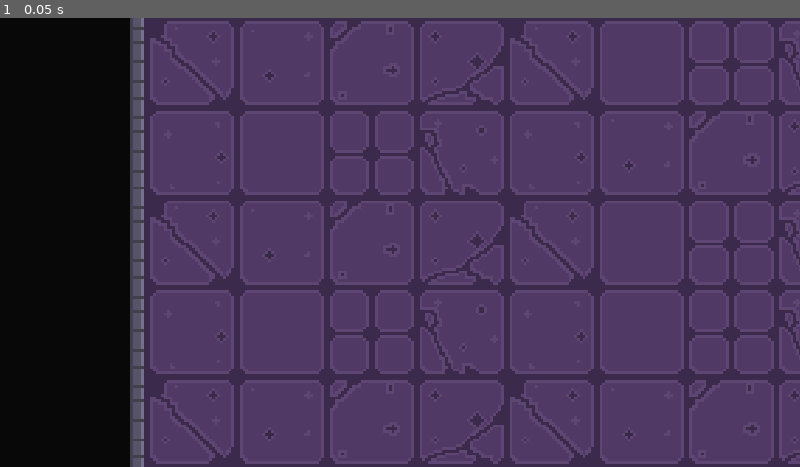
Above: before the commit, frame 1.
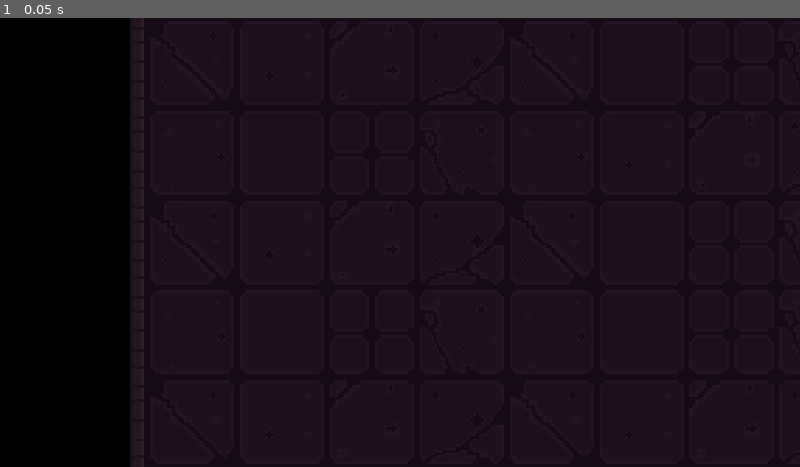
Above: after the commit, the same moment.

Repository: AugustanaCSC380January2024/final-game-don
Game: Godot game, scene res://scenes/map1.tscn
The game is run twice, just before and just after one commit, with the same random seed, the same clock (stepped at 60 frames per second) and the same inputs. This scene is started directly instead of the project's main scene.
Inputs:
- Up to frame 1 (0.05 s): no input

The runs differ from the first frame. In frame 1, 84% of the frame differs, in the area x 16-100%, y 0-100%.
Error in both runs: Invalid access to property or key 'multiplayermode' on a base object of type 'Dictionary'. (res://scripts/map1.gd:31)

Commit message:
Updated version

Diff:
--- a/scenes/dungeon.tscn
+++ b/scenes/dungeon.tscn
@@ -277,7 +277,7 @@
 offset_top = -1767.0
 offset_right = 3886.0
 offset_bottom = 2440.0
-color = Color(0, 0, 0, 0.886275)
+color = Color(0, 0, 0, 1)
 
 [node name="Rooms" type="Node" parent="."]
 
--- a/scenes/enemy.tscn
+++ b/scenes/enemy.tscn
@@ -7,6 +7,7 @@
 [ext_resource type="Texture2D" uid="uid://k31jh7mvth65" path="res://assets/EnemyAttackAnim.png" id="5_a3et2"]
 [ext_resource type="PackedScene" uid="uid://by6gecseg1eyb" path="res://scenes/HealthBar.tscn" id="5_dq5vn"]
 [ext_resource type="AudioStream" uid="uid://xpa8wa4dhrvb" path="res://assets/tracks/Horror-Jumpscare-Sound-Effect-_LOUD_.ogg" id="6_yia1y"]
+[ext_resource type="Texture2D" uid="uid://bmjuxauenjoiu" path="res://assets/temp/Light2D_texture.png" id="8_wfox2"]
 
 [sub_resource type="AtlasTexture" id="AtlasTexture_7jg8c"]
 atlas = ExtResource("2_lyslt")
@@ -271,7 +272,6 @@
 
 [node name="NavigationAgent2D" type="NavigationAgent2D" parent="."]
 navigation_layers = 3
-debug_enabled = true
 
 [node name="PathTimer" type="Timer" parent="."]
 wait_time = 0.5
@@ -294,6 +294,11 @@
 
 [node name="AudioStreamPlayer" type="AudioStreamPlayer" parent="."]
 stream = ExtResource("6_yia1y")
+
+[node name="PointLight2D" type="PointLight2D" parent="."]
+color = Color(0.901961, 1, 0, 1)
+energy = 0.5
+texture = ExtResource("8_wfox2")
 
 [connection signal="body_entered" from="Area2D" to="." method="_on_area_2d_body_entered"]
 [connection signal="body_exited" from="Area2D" to="." method="_on_area_2d_body_exited"]
--- a/scenes/map1.tscn
+++ b/scenes/map1.tscn
@@ -15,10 +15,9 @@
 offset_top = -765.0
 offset_right = 906.0
 offset_bottom = 859.0
-color = Color(0, 0, 0, 0.886275)
+color = Color(0, 0, 0, 1)
 
 [node name="CanvasModulate" type="CanvasModulate" parent="."]
-visible = false
 visibility_layer = 513
 color = Color(0.388235, 0.270588, 0.301961, 1)
 
--- a/scenes/player.tscn
+++ b/scenes/player.tscn
@@ -252,6 +252,7 @@
 [node name="PointLight2D" type="PointLight2D" parent="."]
 z_index = 4000
 z_as_relative = false
+color = Color(0.901961, 1, 0, 0.858824)
 energy = 0.5
 shadow_enabled = true
 shadow_filter_smooth = 50.0
--- a/scripts/Enemy.gd
+++ b/scripts/Enemy.gd
@@ -2,7 +2,8 @@
 
 
 class_name Enemy
-var speed = 80
+var speed = 150
+
 var player_chase = true
 
 @onready var save_file = Global.get_global_data()
--- a/scripts/dungeon.gd
+++ b/scripts/dungeon.gd
@@ -369,6 +369,8 @@
 			camera_2d.global_position = player_1.global_position
 			camera_2d.zoom.y = zoommax
 			camera_2d.zoom.x = zoommax
+	if player_1 != null:
+		check_empty_tile()
 
 func save_progress():
 	save_tile_map()
@@ -483,6 +485,14 @@
 
 	return player_pos_difference
 
+func check_empty_tile():
+
+	if Map.get_cell_atlas_coords(0, player_1.global_position) == Vector2i(-1,1):
+		print("empty tile")
+
+	if multiplayermode:
+		if Map.get_cell_atlas_coords(0, player_2.global_position) != Vector2i(-1,1):
+			player_2.die()
 
 
 
--- a/scripts/player.gd
+++ b/scripts/player.gd
@@ -117,3 +117,7 @@
 
 func _on_attack_timer_2_timeout():
 	attack = true
+
+func die():
+	#get_tree().change_scene_to_file("res://scenes/gameOverScreen.tscn")
+	print("die")
Not shown: 1 places in scenes/enemy.tscn that only renumber resources
